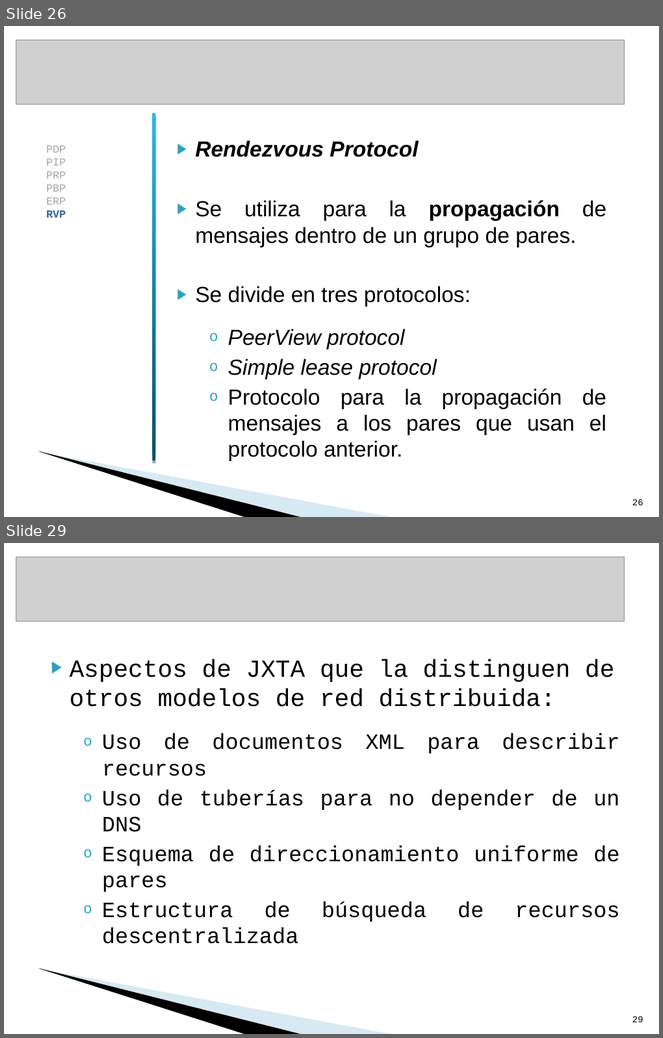
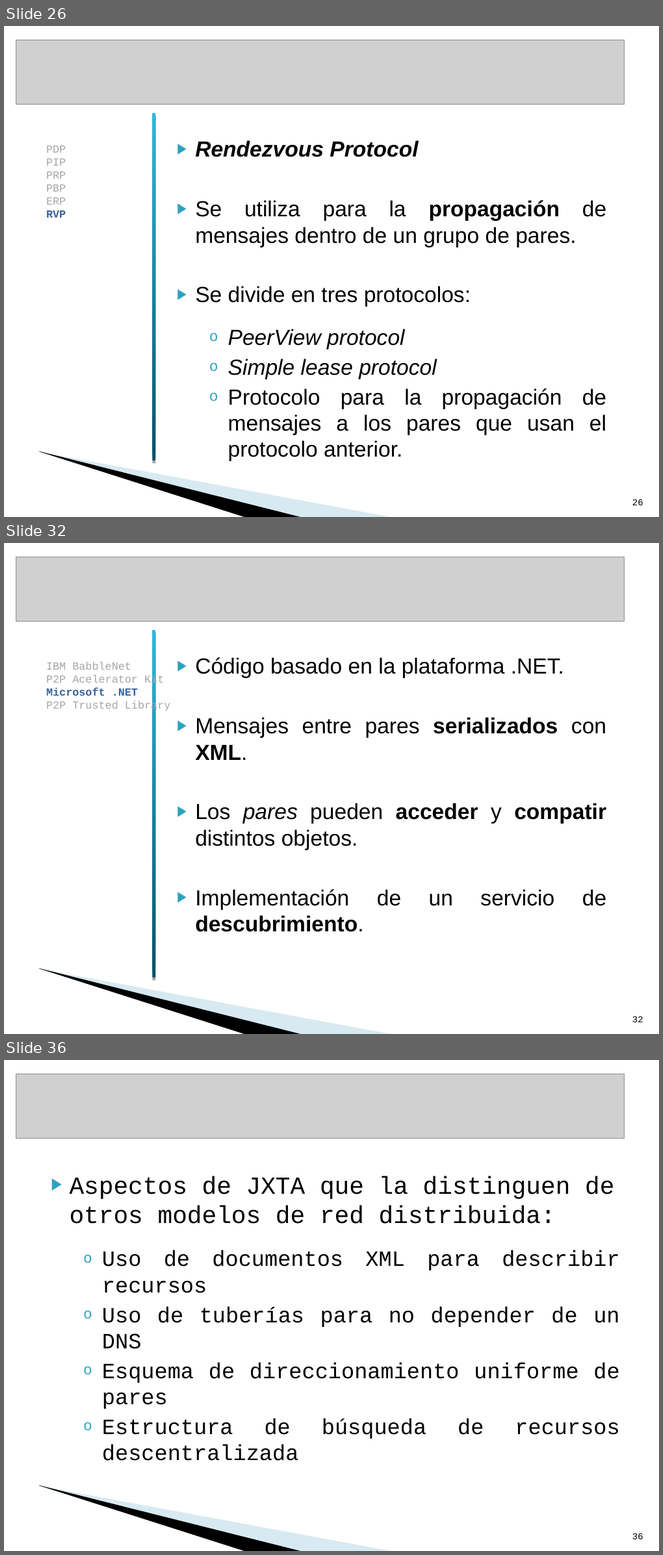
Before and after one commit to txedo/isi-practicas-5, a slide deck: sistemas-colaboracion/p2p-jxta/presentacion/PresentaciónColaboracion.ppt. Shown one above the other, each under a label of ours: slides 26 and 29 before the commit, slides 26, 32 and 36 after it; the slides between them are not shown. The pictures are 663x1038 and 663x1555 pixels, drawn with LibreOffice and Linux fonts; fonts in the diff are those of the drawing; grey boxes stand for pictures; background and template pictures are left out. Boxes give left, top, right and bottom in pixels: in the first picture for what was removed or moved away, otherwise in the second. Text is boxed around its words. In the diff, an @@ line names an element or a change of style, - is before the commit and + after.

```diff
--- a/sistemas-colaboracion/p2p-jxta/presentacion/PresentaciónColaboracion.ppt
+++ b/sistemas-colaboracion/p2p-jxta/presentacion/PresentaciónColaboracion.ppt
@@ slide 32 added at [4,543,659,1034], background #FFFFFF; not listed: 2 template elements that a slide beside it also shows @@
@@ picture added at [16,557,625,621] @@
@@ rectangle added at [153,630,156,978], fill gradient #005269 to #2ABAE3 @@
@@ text added at [195,657,607,932], 24 pt, text #000000 @@
+▶ Código basado en la plataforma .NET.
+▶ Mensajes entre pares serializados con XML.
+▶ Los pares pueden acceder y compatir distintos objetos.
+▶ Implementación de un servicio de descubrimiento.
@@ text added at [46,662,171,713], 12 pt, text #A6A6A6 @@
+IBM BabbleNet
+P2P Acelerator Kit
+Microsoft .NET
+P2P Trusted Library
@@ page number added at [633,1016,644,1023], 10 pt, text #000000 @@
+32
@@ what was slide 29 is now slide 36 @@
@@ page number at [633,1533,644,1540]: text changed @@
-29
+36
```
Also in this commit, not shown: 7 slides changed, 6 other slides added, 1 other file.
